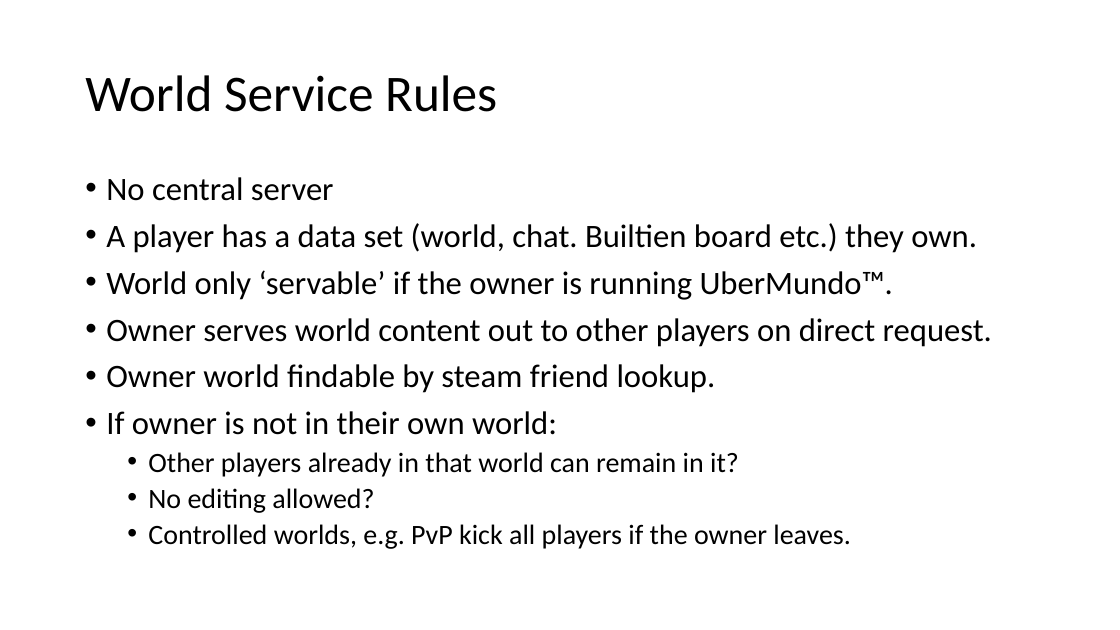
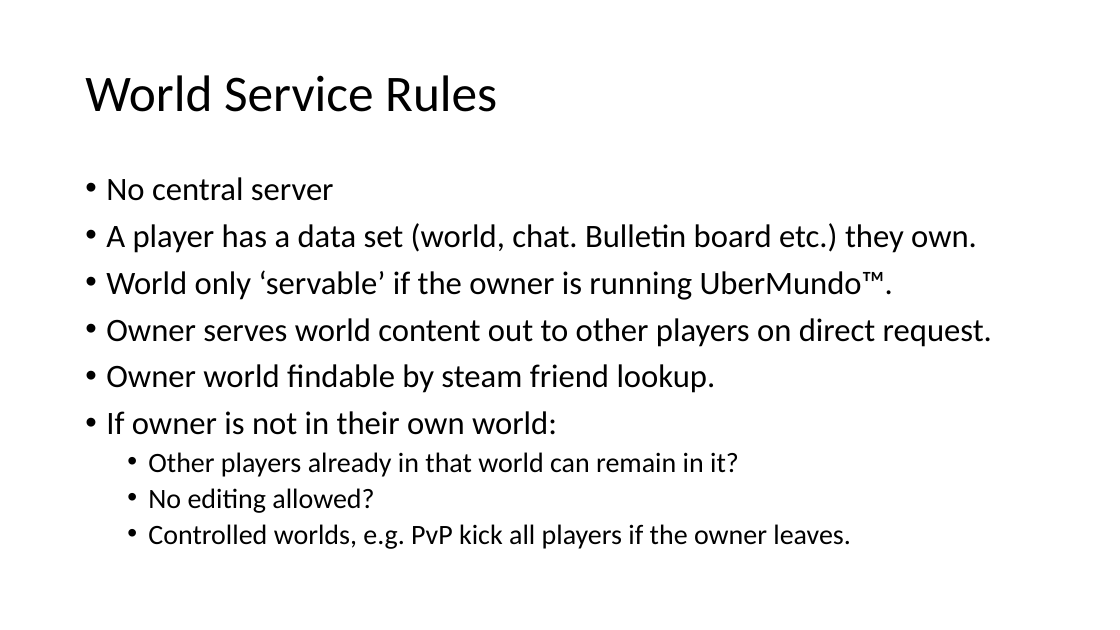
Before and after one commit to RMKeene/UberMundo, a slide deck: slide 10 of Docs/UberMundo™.pptx. Drawn at 1120x630 pixels with LibreOffice and Linux fonts; fonts in the diff are those of the drawing. Boxes give left, top, right and bottom in pixels: in the first picture for what was removed or moved away, otherwise in the second. Text is boxed around its words. In the diff, an @@ line names an element or a change of style, - is before the commit and + after.

```diff
--- a/Docs/UberMundo™.pptx
+++ b/Docs/UberMundo™.pptx
@@ text at <box>106,223,977,253</box>: text changed @@
-• A player has a data set (world, chat. Builtien board etc.) they own.
+• A player has a data set (world, chat. Bulletin board etc.) they own.
```
Also in this commit, not shown: 2 other slides changed, 18 other files.
